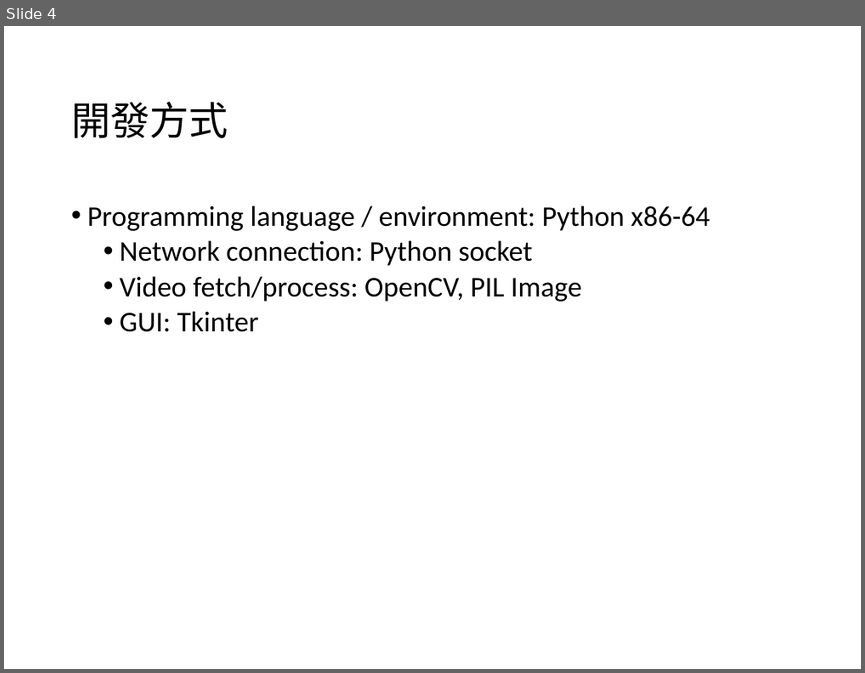
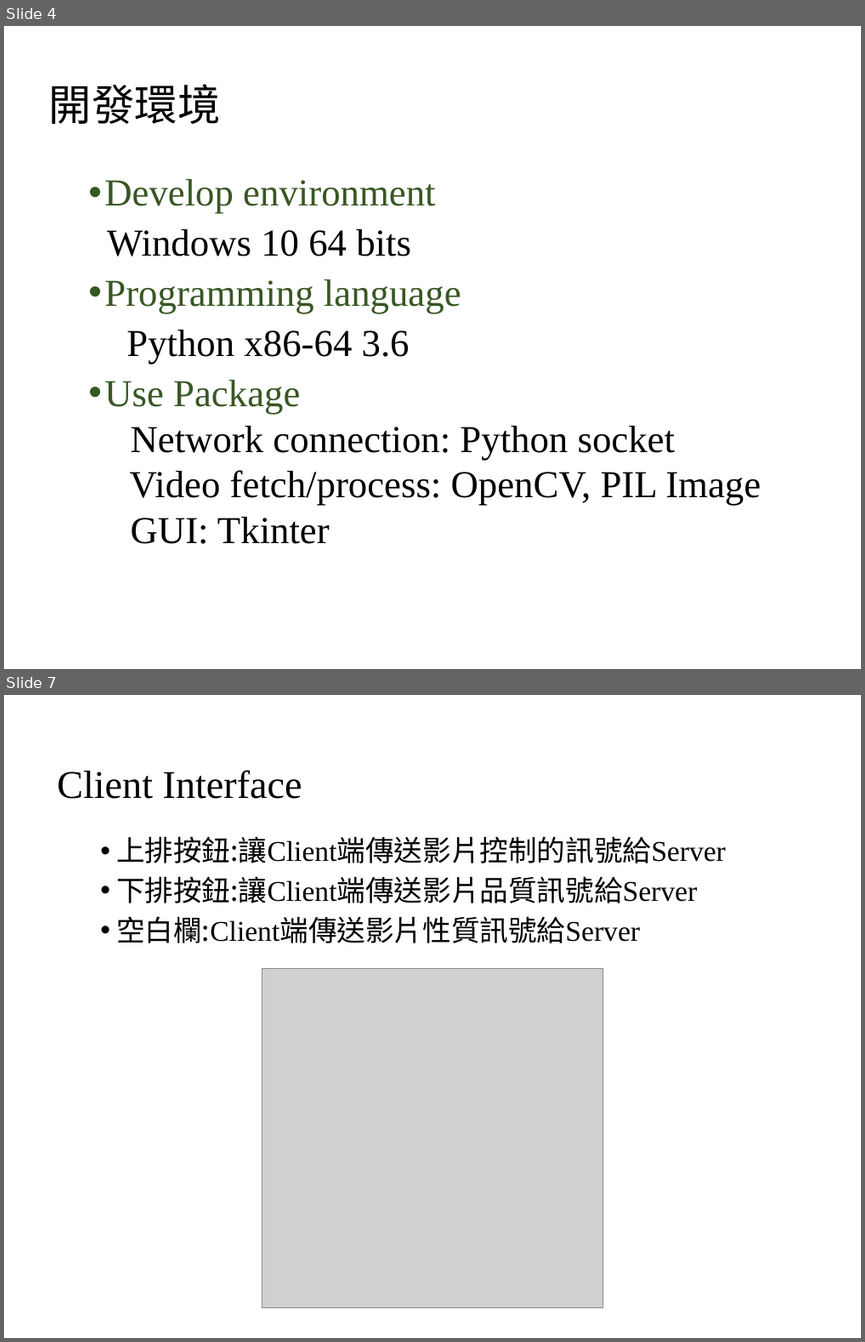
Before and after one commit to yth98/network-media, a slide deck: Report.ppt. Shown one above the other, each under a label of ours: slide 4 before the commit, slides 4 and 7 after it; the slides between them are not shown. The pictures are 865x673 and 865x1342 pixels, drawn with LibreOffice and Linux fonts; fonts in the diff are those of the drawing; grey boxes stand for pictures. Boxes give left, top, right and bottom in pixels: in the first picture for what was removed or moved away, otherwise in the second. Text is boxed around its words. In the diff, an @@ line names an element or a change of style, - is before the commit and + after.

```diff
--- a/Report.ppt
+++ b/Report.ppt
@@ slide 7 added at <box>4,695,861,1338</box>, background #FFFFFF @@
@@ title added at <box>57,770,302,799</box>, 33 pt, text #000000 @@
+Client Interface
@@ text added at <box>116,836,726,943</box>, 24 pt, text #000000 @@
+• 上排按鈕:讓Client端傳送影片控制的訊號給Server
+• 下排按鈕:讓Client端傳送影片品質訊號給Server
+• 空白欄:Client端傳送影片性質訊號給Server
@@ picture added at <box>262,969,603,1308</box> @@
@@ slide 4 changed as well @@
@@ title at <box>49,84,221,124</box>: text changed; size 33 to 36 pt; font Calibri to Noto Sans CJK SC @@
-開發方式
+開發環境
@@ text "Develop environment": place and size @@
-text "Develop environment" at <box>87,205,710,332</box>
+text "Develop environment" at <box>104,179,760,544</box>
@@ text at <box>104,179,461,414</box>: text changed; size 24 to 32 pt; font Calibri to Times New Roman; text colour #000000 to #385723 @@
-• Programming language / environment: Python x86-64
+• Develop environment
+Windows 10 64 bits
+• Programming language
+Python x86-64 3.6
+• Use Package
@@ text at <box>130,426,760,544</box>: size 24 to 32 pt, font Calibri to Times New Roman in "Network connection: Python socket", "Video fetch/process: OpenCV, PIL Image", "GUI: Tkinter"; bullet • to none @@
```
Also in this commit, not shown: 5 other slides changed, 3 other slides added, 2 slides removed, 4 other files.
